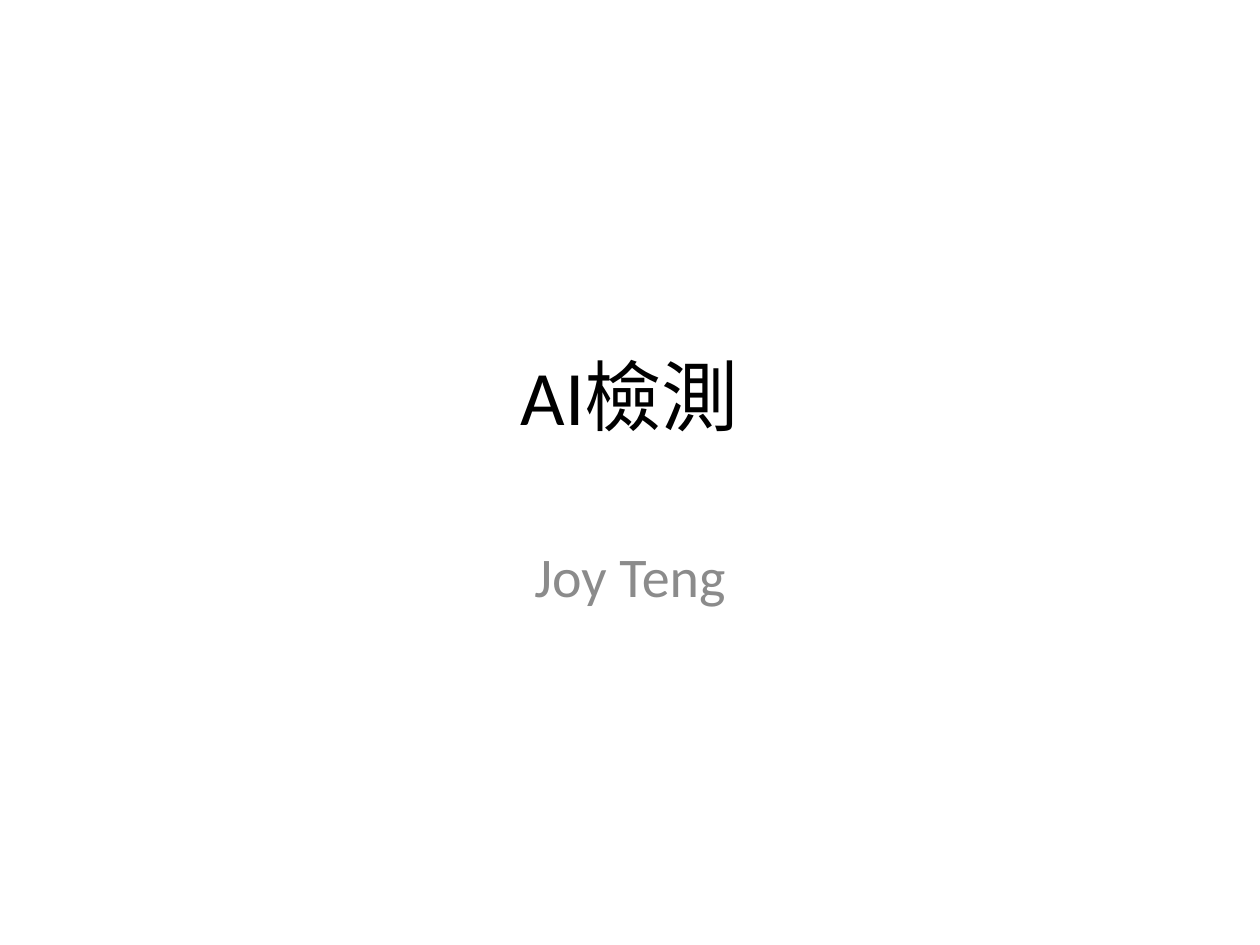
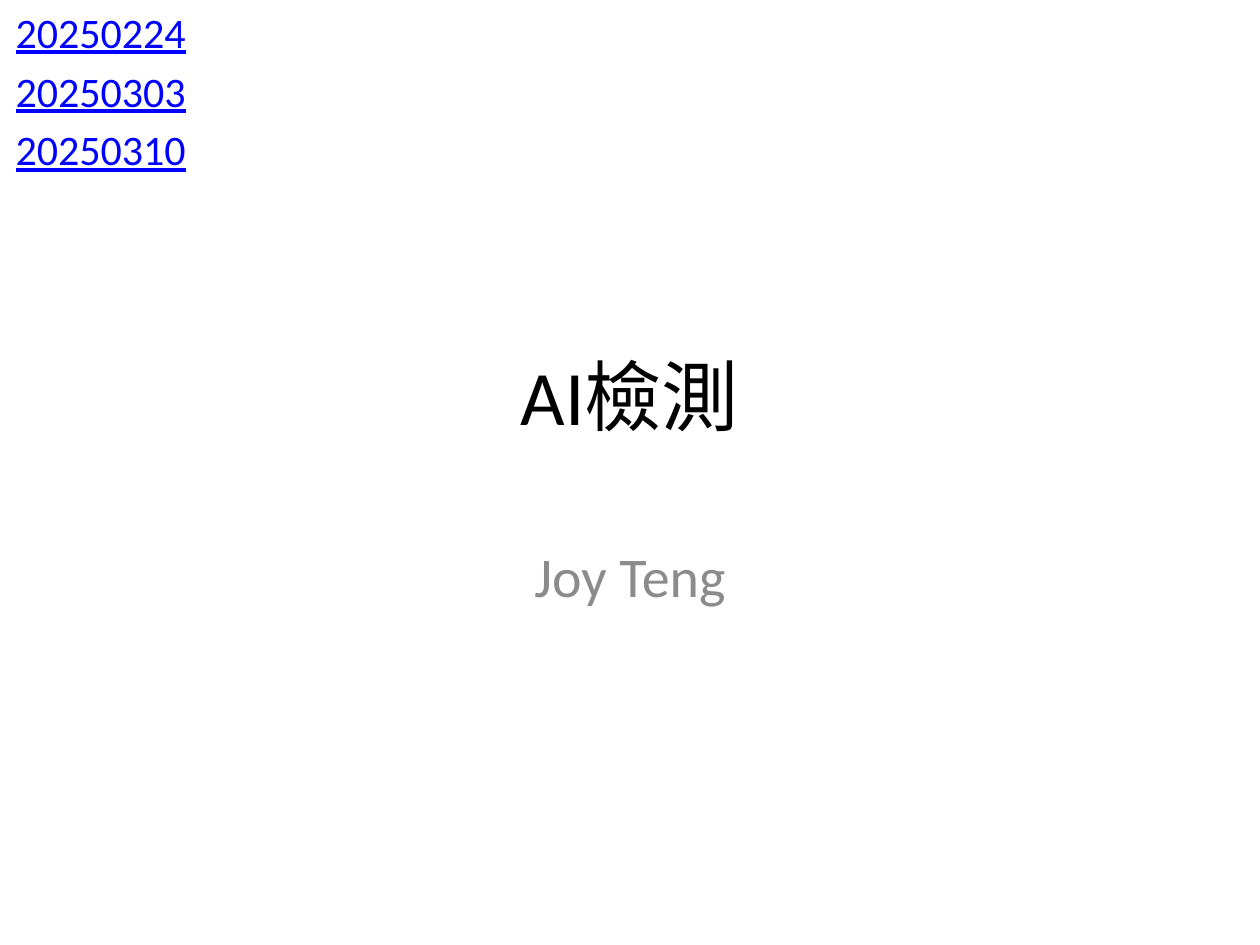
Before and after one commit to Teng91/RESTful-server-with-APIs, a slide deck: slide 1 of AI檢測V4.pptx. Drawn at 1260x945 pixels with LibreOffice and Linux fonts; fonts in the diff are those of the drawing. Boxes give left, top, right and bottom in pixels: in the first picture for what was removed or moved away, otherwise in the second. Text is boxed around its words. In the diff, an @@ line names an element or a change of style, - is before the commit and + after.

```diff
--- a/AI檢測V4.pptx
+++ b/AI檢測V4.pptx
@@ text added at (x1=16, y1=20, x2=186, y2=172), 24 pt, text #0000FF, underline @@
+20250224
+20250303
+20250310
```
Also in this commit, not shown: 3 other slides changed, 3 other files.
